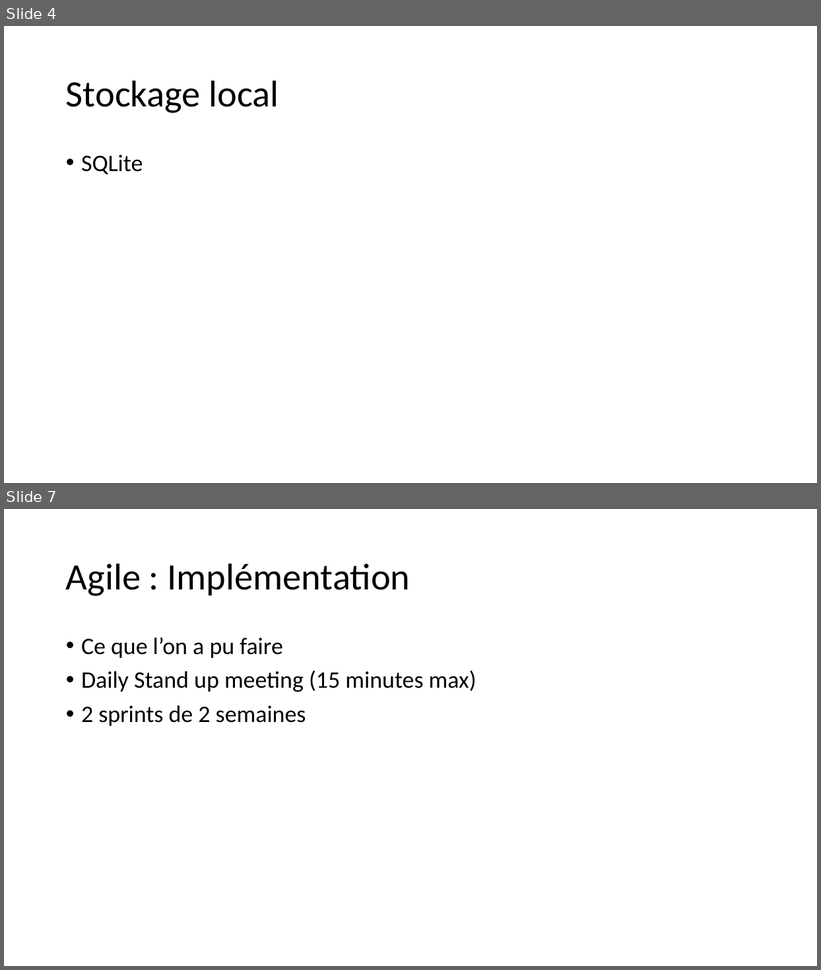
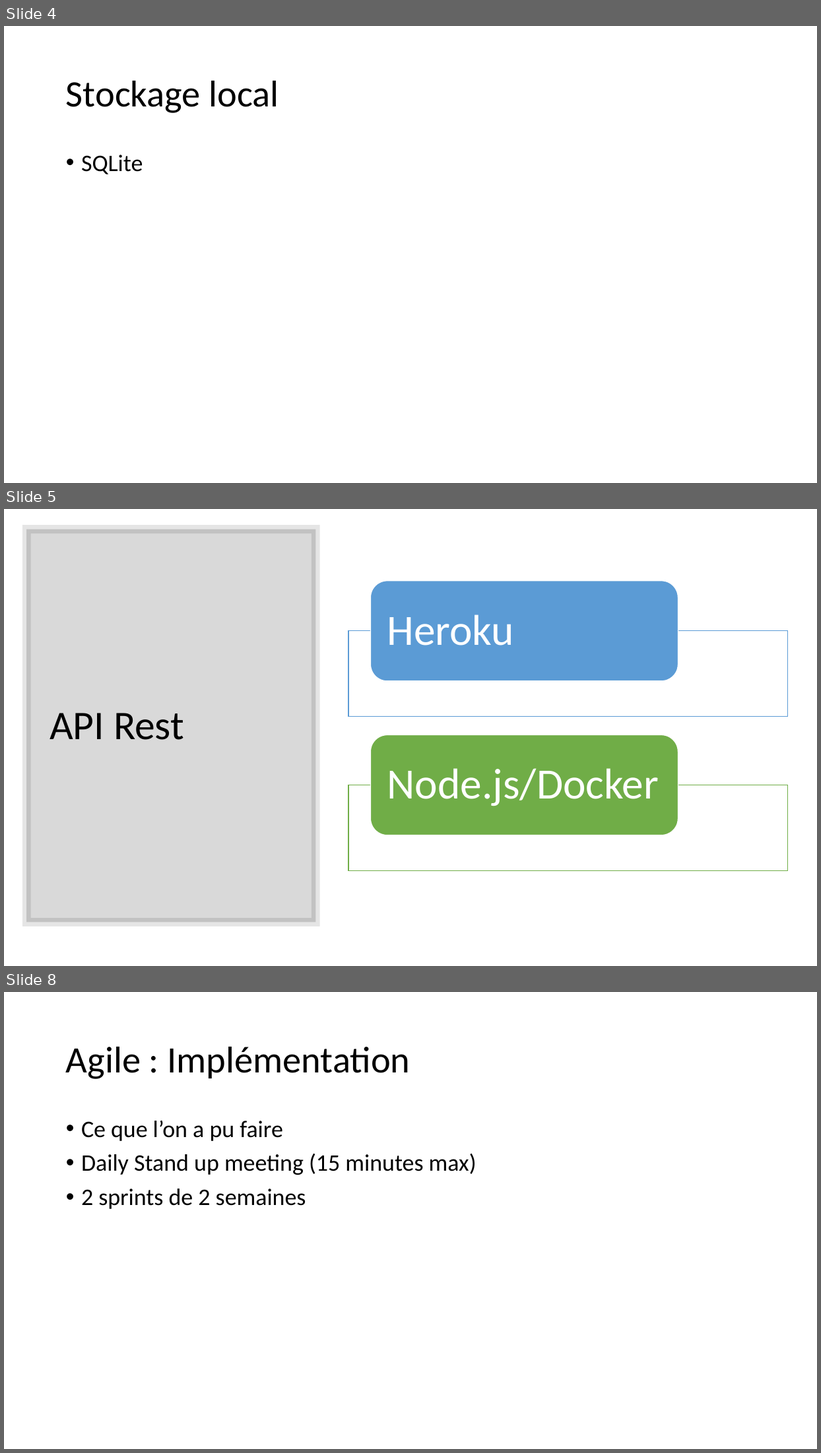
Before and after one commit to Danes99/esme-android, a slide deck: docs/pptx/Android Project - Group 1 - Becerra Stauner Taxil.pptx. Shown one above the other, each under a label of ours: slides 4 and 7 before the commit, slides 4, 5 and 8 after it; the slides between them are not shown. The pictures are 821x970 and 821x1453 pixels, drawn with LibreOffice and Linux fonts; fonts in the diff are those of the drawing. Boxes give left, top, right and bottom in pixels: in the first picture for what was removed or moved away, otherwise in the second. Text is boxed around its words. In the diff, an @@ line names an element or a change of style, - is before the commit and + after.

```diff
--- a/docs/pptx/Android Project - Group 1 - Becerra Stauner Taxil.pptx
+++ b/docs/pptx/Android Project - Group 1 - Becerra Stauner Taxil.pptx
@@ slide 5 added at (4, 509, 817, 966), background #FFFFFF @@
@@ rectangle added at (26, 529, 316, 923), fill #000000 at 15% opacity, outline #000000 10 pt @@
@@ title added at (50, 713, 184, 740), 48 pt, text #000000 @@
+API Rest
@@ group added at (349, 581, 789, 871): 2 rectangles, 2 rounded rectangles, 2 texts @@
+Heroku
+Node.js/Docker
@@ what was slide 7 is now slide 8 @@
```
Also in this commit, not shown: 6 slides changed, 1 other file.
